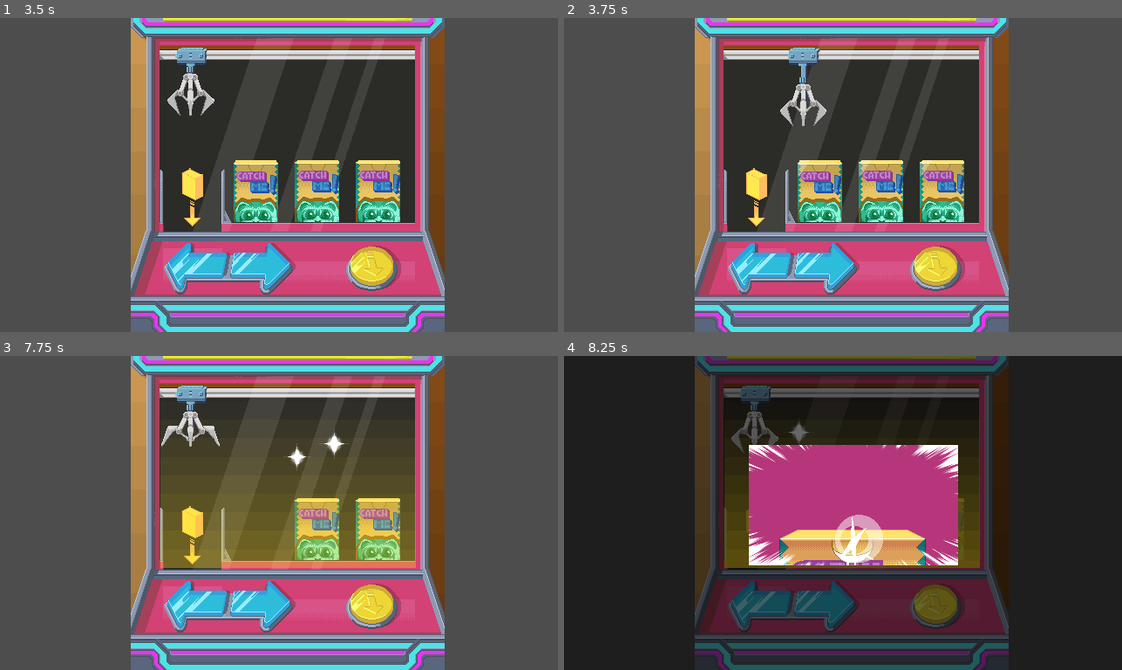
Above: before the commit, frames 1-4 (two rows, left to right).
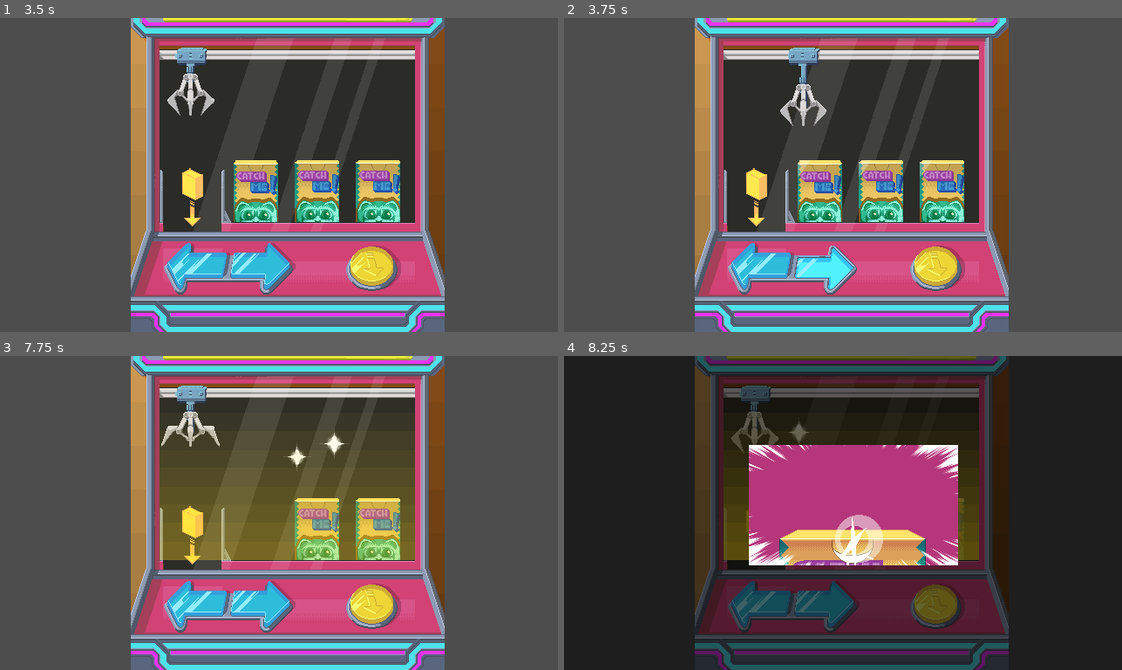
Above: after the commit, the same moments.

Repository: Sandy4j/crane_minigame
Game: Godot game, scene res://CraneMachine.tscn
Two runs of this game, one before a commit and one after it. Both use one fixed random seed, a clock stepped at 60 frames per second and the inputs below.
Inputs (mouse positions are in pixels of both pictures, inside the frame that each line leads up to):
- Up to frame 1 (3.5 s): click (195, 269) at 0.52 s; click (262, 269) at 1.27 s; click (373, 269) at 2.02 s; click "START" at 2.75 s
- Up to frame 2 (3.75 s): tap Enter at 3.5 s; hold Right (right) from 3.53 s (still down); hold Space (grab) from 3.53 s (still down)
- Up to frame 3 (7.75 s): release Right (right) at 4.28 s; release Space (grab) at 4.28 s; hold Left (left) 4.28-5.03 s; tap Space (grab) at 4.35, 5.85, 7.35 s; hold Space (grab) 5.03-5.78 s; hold Right (right) 5.03-6.53 s; hold Space (grab) 6.53-7.28 s; hold Left (left) from 6.53 s (still down)
- Up to frame 4 (8.25 s): keep holding Left (left); hold Space (grab) from 8.03 s (still down)

Frame 1 is identical in both runs. In frame 2, 0.9% of the frame differs, in the area x 41-53%, y 71-87%; in frame 3, 1.3%, in the area x 28-75%, y 30-68%; in frame 4, 0.6%.

Commit message:
feat: enhance crane control buttons to match the action

Diff:
--- a/CraneMachine.tscn
+++ b/CraneMachine.tscn
@@ -319,7 +319,7 @@
 position = Vector2(0, 182)
 texture = ExtResource("6_28doa")
 
-[node name="Control" type="Control" parent="Inner/ButtonMachine"]
+[node name="Control" type="Control" parent="Inner/ButtonMachine" node_paths=PackedStringArray("crane_train")]
 layout_mode = 3
 anchors_preset = 15
 anchor_right = 1.0
@@ -331,6 +331,7 @@
 grow_horizontal = 2
 grow_vertical = 2
 script = ExtResource("32_ctrlb")
+crane_train = NodePath("../../../CraneTrain")
 
 [node name="LeftBtn" type="TextureButton" parent="Inner/ButtonMachine/Control"]
 layout_mode = 0
@@ -363,9 +364,8 @@
 script = ExtResource("23_vfx01")
 
 [node name="Overlay" type="Sprite2D" parent="Inner/VFXSucces"]
-visible = false
-z_index = 2
-position = Vector2(1, 25)
+z_index = 6
+position = Vector2(0, 16)
 texture = ExtResource("6_ny6c0")
 
 [node name="GPUParticles2D" type="GPUParticles2D" parent="Inner/VFXSucces"]
@@ -381,7 +381,7 @@
 
 [node name="Overlay" type="AnimatedSprite2D" parent="Inner/VFXSucces/VFXFailure"]
 visible = false
-z_index = 1
+z_index = 6
 position = Vector2(0, 2)
 sprite_frames = SubResource("SpriteFrames_arpgf")
 frame = 1
@@ -406,7 +406,7 @@
 position = Vector2(-1, 10)
 
 [node name="CraneClaw" type="Area2D" parent="CraneTrain"]
-z_index = 10
+z_index = 5
 z_as_relative = false
 position = Vector2(-1, 40)
 script = ExtResource("7_yg7s0")
@@ -750,6 +750,7 @@
 vertical_alignment = 1
 
 [node name="ResultRoot" type="Control" parent="PopupUI"]
+visible = false
 texture_filter = 1
 layout_mode = 3
 anchors_preset = 15
--- a/Scripts/CraneClaw.gd
+++ b/Scripts/CraneClaw.gd
@@ -1,12 +1,18 @@
 extends Area2D
+
+signal claw_moving_up
+signal claw_finished
+signal box_dropped
+signal grab_failed
+
+enum ClawState { IDLE, DROPPING, RETURNING, FAILING }
+
+const WIRE_BASE_HEIGHT: float = 8.0
 
 @export var drop_speed: float = 60.0
 @export var max_drop: float = 78.0
-
 @export var grab_offset: Vector2 = Vector2(0,35)
 @export var open_anim_threshold: float = 40.0
-
-enum ClawState { IDLE, DROPPING, RETURNING, FAILING }
 
 var state: ClawState = ClawState.IDLE
 var start_y: float
@@ -19,11 +25,6 @@
 @onready var collision: CollisionShape2D = $CollisionShape2D
 @onready var train_anchor: Marker2D = get_parent().get_node("Marker2D")
 @onready var crane_machine = get_parent().get_parent()
-
-const WIRE_BASE_HEIGHT: float = 8.0
-
-signal box_dropped
-signal grab_failed
 
 func _ready():
 	start_y = position.y
@@ -51,6 +52,7 @@
 				position.y = start_y
 				if state == ClawState.RETURNING:
 					state = ClawState.IDLE
+					claw_finished.emit()
 					if grabbed_box != null:
 						get_parent().on_claw_grabbed()
 					else:
@@ -89,6 +91,7 @@
 
 		if randf() <= crane_machine.success_chance:
 			state = ClawState.RETURNING
+			claw_moving_up.emit()
 		else:
 			_handle_fail()
 
@@ -111,12 +114,14 @@
 ## Handle saat gagal grab box — box dikembalikan ke posisi semula
 func _handle_fail():
 	state = ClawState.FAILING
+	claw_moving_up.emit()
 
 	await get_tree().create_timer(0.55).timeout
 
 	var box = _detach_box()
 	if not box:
 		state = ClawState.IDLE
+		claw_finished.emit()
 		return
 
 	var tween = create_tween()
@@ -128,6 +133,7 @@
 
 	anim.play("ClawNeutral")
 	state = ClawState.IDLE
+	claw_finished.emit()
 	grab_failed.emit()
 
 ## Lepas box dari claw: tampilkan animasi ClawOpen, lalu tampilkan animasi ClawNeutral
--- a/Scripts/CraneTrain.gd
+++ b/Scripts/CraneTrain.gd
@@ -1,4 +1,6 @@
 extends Node2D
+
+signal move_finished
 
 @export var speed: float = 100.0
 @export var drop_zone_x: float = 220.0
@@ -14,7 +16,6 @@
 @onready var claw = $CraneClaw
 @onready var crane_machine = get_parent()
 
-
 func _ready():
 	_return_to_drop_zone(false)
 	_refresh_box_targets()
@@ -28,7 +29,8 @@
 
 	if can_move and not _is_tweening() and not claw.is_busy():
 		if Input.is_action_just_pressed("left"):
-			_select_box(-1)
+			if selected_index >= 0:
+				_select_box(-1)
 		elif Input.is_action_just_pressed("right"):
 			_select_box(1)
 
@@ -37,12 +39,9 @@
 
 ## Dipanggil saat tombol grab ditekan
 func _trigger_drop():
-	if not can_move or not crane_machine.session_active:
-		return
-	if selected_index < 0:
-		return
-	if claw.is_busy():
-		return
+	if not can_move or not crane_machine.session_active: return
+	if selected_index < 0: return
+	if is_auto_moving or claw.is_busy(): return
 	if claw.grabbed_box == null:
 		can_move = false
 		claw.drop()
@@ -55,7 +54,6 @@
 		is_auto_moving = false
 		claw.release_box()
 	)
-
 
 ## Dipanggil setelah sesi selesai, baik berhasil maupun gagal
 func on_claw_finished():
@@ -76,16 +74,15 @@
 
 ## Pilih box berdasarkan posisi claw
 func _select_box(direction: int) -> void:
+	if is_auto_moving or claw.is_busy(): return
 	_refresh_box_targets()
 	if box_targets.is_empty():
 		return
 
 	if selected_index < 0:
-		selected_index = _find_initial_index(direction)
-		if selected_index < 0:
-			return
+		selected_index = _find_initial_index()
 		_try_deduct_session()
-		_snap_to_selected_box(true)
+		_snap_to_selected_box()
 		return
 
 	var new_index: int = clamp(selected_index + direction, 0, box_targets.size() - 1)
@@ -94,9 +91,9 @@
 
 	_try_deduct_session()
 	selected_index = new_index
-	_snap_to_selected_box(true)
+	_snap_to_selected_box()
 
-## Refresh daftar box yang akan dipotong
+## Refresh daftar box yang akan dipilih
 func _refresh_box_targets() -> void:
 	var boxes := get_tree().get_nodes_in_group("box")
 	box_targets.clear()
@@ -117,51 +114,20 @@
 	elif selected_index < -1:
 		selected_index = -1
 
-## Cari index box pertama yang sesuai dengan posisi claw
-func _find_initial_index(direction: int) -> int:
-	if box_targets.is_empty():
-		return -1
-
-	var claw_global_x: float = claw.global_position.x
-	if direction > 0:
-		for i in range(box_targets.size()):
-			if box_targets[i].global_position.x >= claw_global_x:
-				return i
-	elif direction < 0:
-		for i in range(box_targets.size() - 1, -1, -1):
-			if box_targets[i].global_position.x <= claw_global_x:
-				return i
-
-	return _find_nearest_box_index()
-
-## Cari index box terdekat
-func _find_nearest_box_index() -> int:
-	if box_targets.is_empty():
-		return -1
-
-	var claw_global_x: float = claw.global_position.x
-	var nearest_index := 0
-	var nearest_distance: float = abs(box_targets[0].global_position.x - claw_global_x)
-
-	for i in range(1, box_targets.size()):
-		var candidate_distance: float = abs(box_targets[i].global_position.x - claw_global_x)
-		if candidate_distance < nearest_distance:
-			nearest_distance = candidate_distance
-			nearest_index = i
-
-	return nearest_index
+## Cari index box pertama di sebelah kanan claw
+func _find_initial_index() -> int:
+	var claw_x: float = claw.global_position.x
+	for i in range(box_targets.size()):
+		if box_targets[i].global_position.x >= claw_x:
+			return i
+	return box_targets.size() - 1
 
 ## Snap ke posisi box yang dipilih
-func _snap_to_selected_box(use_tween: bool) -> void:
+func _snap_to_selected_box() -> void:
 	if selected_index < 0 or selected_index >= box_targets.size():
 		return
-
 	var target_x: float = box_targets[selected_index].global_position.x - claw.position.x
-	if use_tween:
-		_tween_to_x(target_x, snap_speed)
-	else:
-		_stop_tween()
-		position.x = target_x
+	_tween_to_x(target_x, snap_speed)
 
 ## Kembali ke posisi drop zone
 func _return_to_drop_zone(use_tween: bool, on_finished: Callable = Callable()) -> void:
@@ -176,12 +142,11 @@
 ## Fungsi untuk membuat tween ke posisi tertentu
 func _tween_to_x(target_x: float, move_speed: float, on_finished: Callable = Callable()) -> void:
 	_stop_tween()
-
 	var distance: float = abs(position.x - target_x)
 	if distance <= 0.01:
 		position.x = target_x
-		if on_finished.is_valid():
-			on_finished.call()
+		if on_finished.is_valid(): on_finished.call()
+		move_finished.emit()
 		return
 
 	var duration: float = distance / max(move_speed, 1.0)
@@ -189,8 +154,11 @@
 	movement_tween.set_trans(Tween.TRANS_SINE)
 	movement_tween.set_ease(Tween.EASE_OUT)
 	movement_tween.tween_property(self, "position:x", target_x, duration)
-	if on_finished.is_valid():
-		movement_tween.finished.connect(func(): on_finished.call(), CONNECT_ONE_SHOT)
+
+	movement_tween.finished.connect(func():
+		if on_finished.is_valid(): on_finished.call()
+		move_finished.emit()
+	, CONNECT_ONE_SHOT)
 
 ## Hentikan tween yang sedang berjalan
 func _stop_tween() -> void:
--- a/UI/ControlButtons.gd
+++ b/UI/ControlButtons.gd
@@ -1,21 +1,80 @@
 extends Control
-
+@export var crane_train: Node2D
+@onready var claw: Area2D = crane_train.get_node("CraneClaw") if crane_train else null
 @onready var grab_button = $GrabBtn
 @onready var left_button = $LeftBtn
 @onready var right_button = $RightBtn
 
-func _simulate_action(action_name: String):
-	Input.action_press(action_name)
-	await get_tree().process_frame
-	Input.action_release(action_name)
+func _ready():
+	if not crane_train or not claw:
+		push_error("ControlButtons: crane_train tidak di-assign di Inspector!")
+		return
+
+	for btn in [left_button, right_button, grab_button]:
+		btn.toggle_mode = true
+		btn.action_mode = BaseButton.ACTION_MODE_BUTTON_PRESS
+		btn.button_pressed = false
+		btn.mouse_filter = Control.MOUSE_FILTER_STOP
+
+	crane_train.move_finished.connect(_on_move_finished)
+	claw.claw_moving_up.connect(_on_claw_moving_up)
+	claw.claw_finished.connect(_on_claw_finished)
+
+func _process(_delta):
+	if not is_instance_valid(claw): return
+
+	var is_idle = (
+		crane_train.can_move and
+		crane_train.get_parent().session_active and
+		not (claw.is_busy() or crane_train.is_auto_moving or crane_train._is_tweening())
+	)
+
+	var filter = Control.MOUSE_FILTER_STOP if is_idle else Control.MOUSE_FILTER_IGNORE
+	left_button.mouse_filter = filter
+	right_button.mouse_filter = filter
+	grab_button.mouse_filter = (Control.MOUSE_FILTER_STOP if (is_idle and crane_train.selected_index >= 0) else Control.MOUSE_FILTER_IGNORE)
+
+	# Sinkronisasi visual tombol saat pemain menggunakan Input Action
+	if is_idle:
+		if Input.is_action_just_pressed("left") and crane_train.selected_index >= 0:
+			left_button.button_pressed = true
+			right_button.button_pressed = false
+			grab_button.button_pressed = false
+		elif Input.is_action_just_pressed("right"):
+			right_button.button_pressed = true
+			left_button.button_pressed = false
+			grab_button.button_pressed = false
+		elif Input.is_action_just_pressed("grab") and crane_train.selected_index >= 0:
+			grab_button.button_pressed = true
+			left_button.button_pressed = false
+			right_button.button_pressed = false
 
 func _on_left_btn_pressed():
-	_simulate_action("left")
-
+	left_button.button_pressed = true
+	right_button.button_pressed = false
+	grab_button.button_pressed = false
+	crane_train._select_box(-1)
 
 func _on_right_btn_pressed():
-	_simulate_action("right")
-
+	right_button.button_pressed = true
+	left_button.button_pressed = false
+	grab_button.button_pressed = false
+	crane_train._select_box(1)
 
 func _on_grab_btn_pressed():
-	_simulate_action("grab")
+	grab_button.button_pressed = true
+	left_button.button_pressed = false
+	right_button.button_pressed = false
+	crane_train._trigger_drop()
+
+func _on_move_finished():
+	left_button.button_pressed = false
+	right_button.button_pressed = false
+
+func _on_claw_moving_up():
+	grab_button.button_pressed = false
+
+func _on_claw_finished():
+	left_button.button_pressed = false
+	right_button.button_pressed = false
+	grab_button.button_pressed = false
--- a/UI/CraneResult.gd
+++ b/UI/CraneResult.gd
@@ -1,8 +1,8 @@
 extends Control
 
+signal result_closed
+
 const STAR_TEXTURE = preload("res://Asset/font/Crane_RarityStars.png")
-
-signal result_closed
 
 @onready var item_image: TextureRect = $Panel/VLayout/ItemImage
 @onready var item_name: Label = $Panel/VLayout/ItemName
